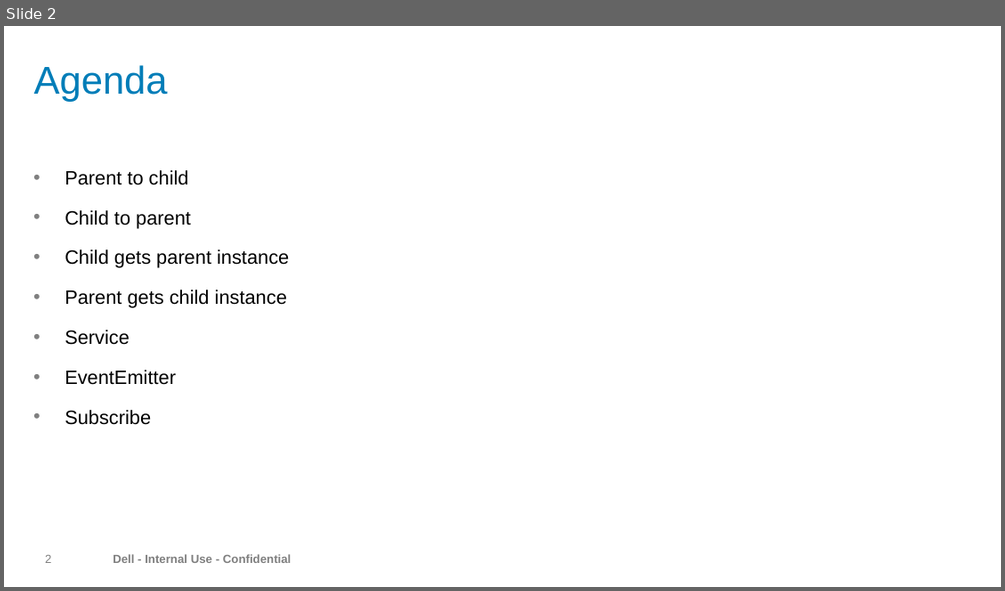
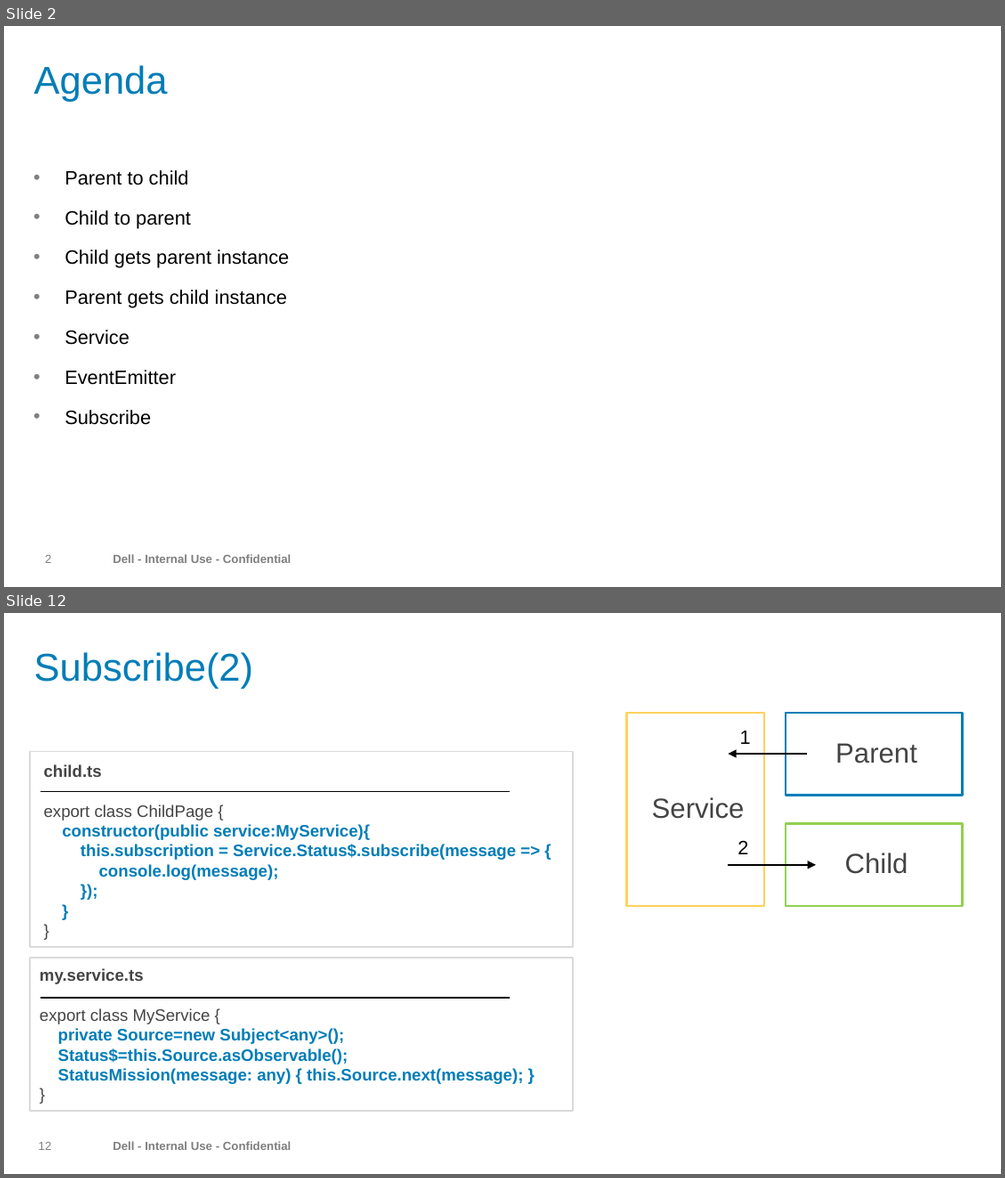
Before and after one commit to iuin/angular-example, a slide deck: Component Interaction.pptx. Shown one above the other, each under a label of ours: slide 2 before the commit, slides 2 and 12 after it; the slides between them are not shown. The pictures are 1005x591 and 1005x1178 pixels, drawn with LibreOffice and Linux fonts; fonts in the diff are those of the drawing; background and template pictures are left out. Boxes give left, top, right and bottom in pixels: in the first picture for what was removed or moved away, otherwise in the second. Text is boxed around its words. In the diff, an @@ line names an element or a change of style, - is before the commit and + after.

```diff
--- a/Component Interaction.pptx
+++ b/Component Interaction.pptx
@@ slide 12 added at bbox=[4, 613, 1001, 1174], background #FFFFFF; not listed: 2 template elements that a slide beside it also shows @@
@@ title added at bbox=[34, 652, 254, 689], 28 pt, text #007DB8 @@
+Subscribe(2)
@@ rectangle added at bbox=[627, 713, 765, 906], outline #FFD25E 1.5 pt, 20 pt, text #444444 @@
+Service
@@ rectangle added at bbox=[785, 713, 962, 795], outline #007DB8 1.5 pt, 20 pt, text #444444 @@
+Parent
@@ text added at bbox=[740, 730, 751, 744], 14 pt, text #000000 @@
+1
@@ rectangle added at bbox=[30, 752, 574, 947], outline #DADADA 1 pt @@
@@ text added at bbox=[44, 764, 516, 880], 12 pt, text #007DB8, bold @@
+child.ts
+export class ChildPage {
+constructor(public service:MyService){
+this.subscription = Service.Status$.subscribe(message => {
+console.log(message);
+});
+}
+}
@@ arrow added from (808, 754) to (728, 754), #000000 1 pt @@
@@ line added from (40, 791) to (510, 791), #000000 1 pt @@
@@ rectangle added at bbox=[785, 823, 962, 906], outline #92D050 1.5 pt, 20 pt, text #444444 @@
+Child
@@ text added at bbox=[737, 840, 748, 854], 14 pt, text #000000 @@
+2
@@ arrow added from (728, 865) to (816, 865), #000000 1 pt @@
@@ rectangle added at bbox=[30, 958, 574, 1111], outline #DADADA 1 pt @@
@@ text added at bbox=[40, 968, 523, 1084], 12 pt, text #007DB8, bold @@
+my.service.ts
+export class MyService {
+private Source=new Subject<any>();
+Status$=this.Source.asObservable();
+StatusMission(message: any) { this.Source.next(message); }
+}
@@ line added from (40, 997) to (510, 997), #000000 1 pt @@
```
Also in this commit, not shown: 8 slides changed, 2 other slides added, 1 other file.
